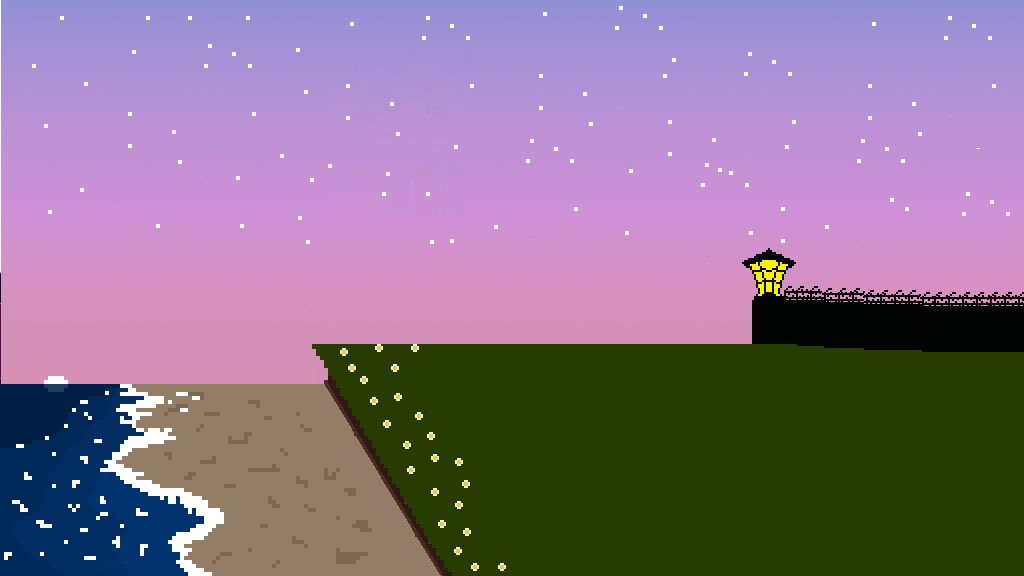
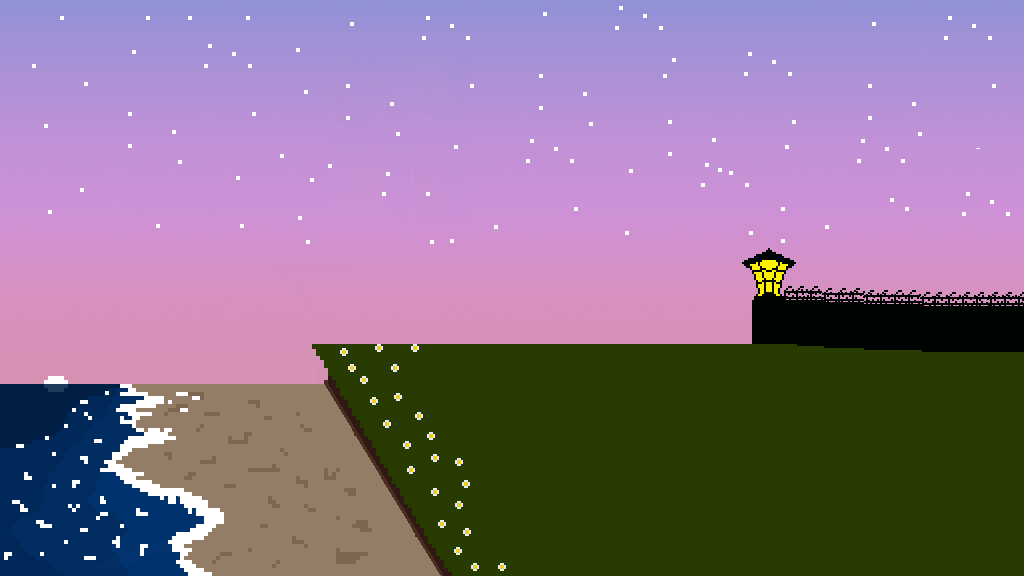
The second (1024, 576) image is a revision of the first. Changes to its layers:
painted on "Sky" over box(0, 0, 1, 384)
